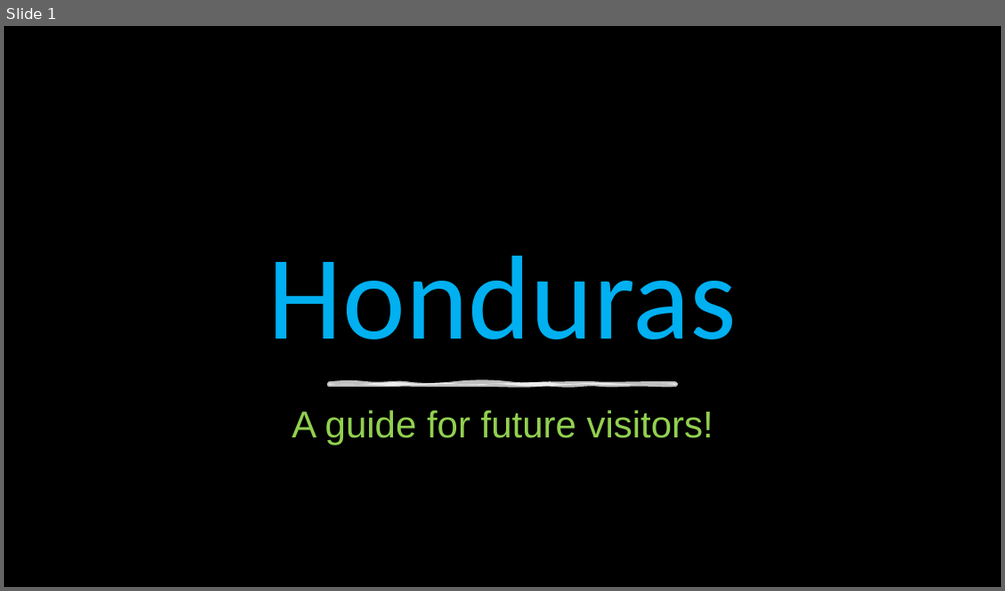
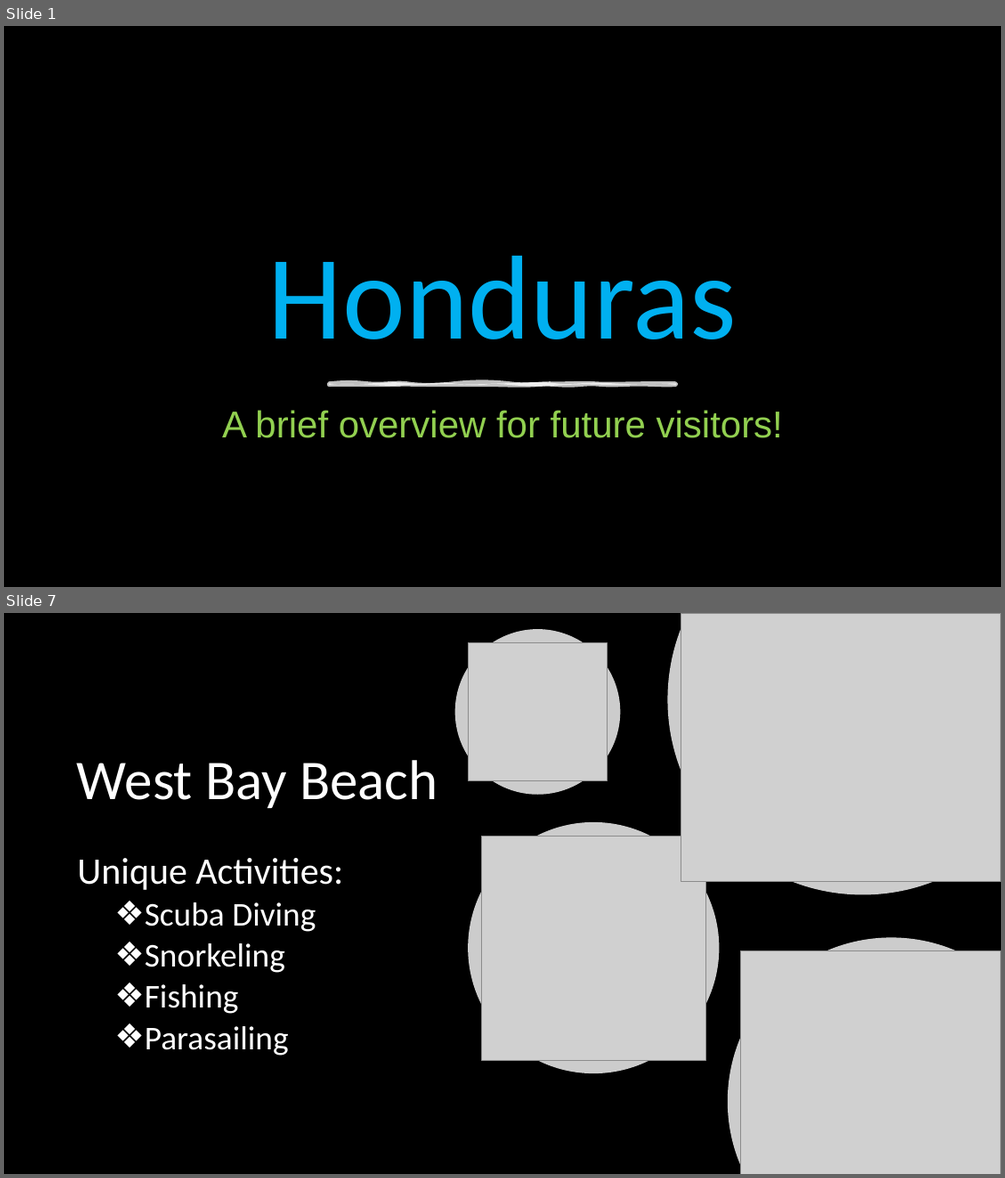
Before and after one commit to EmanuelACS/spanish-language-intro, a slide deck: CountryIntroduction/HondurasPrez.pptx. Shown one above the other, each under a label of ours: slide 1 before the commit, slides 1 and 7 after it; the slides between them are not shown. The pictures are 1005x591 and 1005x1178 pixels, drawn with LibreOffice and Linux fonts; fonts in the diff are those of the drawing; grey boxes stand for pictures; background and template pictures are left out. Boxes give left, top, right and bottom in pixels: in the first picture for what was removed or moved away, otherwise in the second. Text is boxed around its words. In the diff, an @@ line names an element or a change of style, - is before the commit and + after.

```diff
--- a/CountryIntroduction/HondurasPrez.pptx
+++ b/CountryIntroduction/HondurasPrez.pptx
@@ slide 7 added at (4,613,1001,1174), background picture (left out) @@
@@ ellipse added at (455,629,620,795), fill #FFFFFF at 80% opacity @@
@@ freeform shape added at (667,613,1001,895), fill #FFFFFF at 80% opacity @@
@@ picture added at (680,613,1001,882) @@
@@ picture added at (469,643,607,781) @@
@@ title added at (77,760,437,808), 54 pt, text #FFFFFF @@
+West Bay Beach
@@ ellipse added at (468,822,719,1074), fill #FFFFFF at 80% opacity @@
@@ picture added at (481,835,705,1060) @@
@@ text added at (77,858,343,1055), 32 pt, text #FFFFFF @@
+Unique Activities:
+  ❖ Scuba Diving
+  ❖ Snorkeling
+  ❖ Fishing
+  ❖ Parasailing
@@ freeform shape added at (728,938,1001,1174), fill #FFFFFF at 80% opacity @@
@@ picture added at (741,951,1001,1174) @@
@@ slide 1 changed as well @@
@@ subtitle at (222,410,783,438): text changed @@
-A guide for future visitors!
+A brief overview for future visitors!
```
Also in this commit, not shown: 7 other slides added, 5 slides removed, 2 other files.
